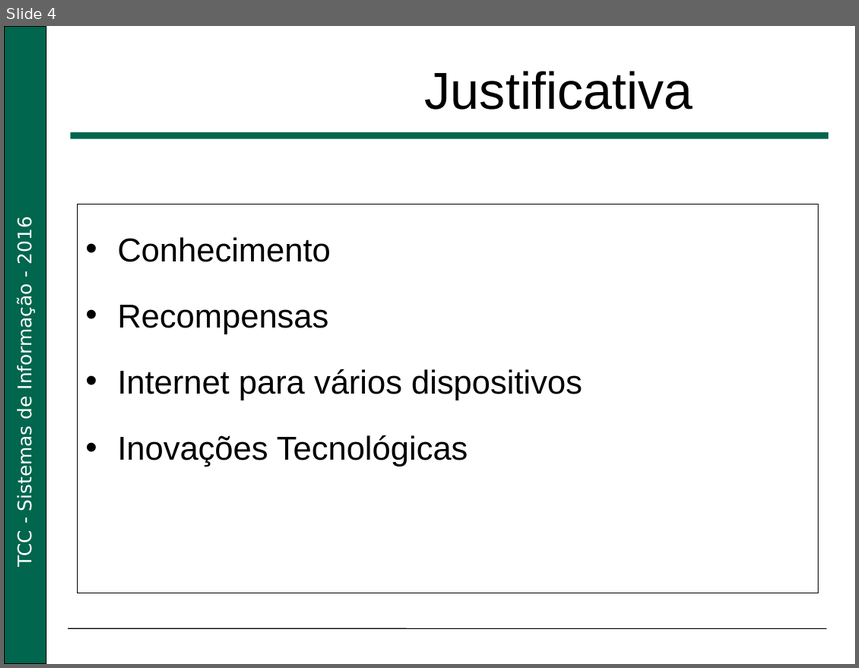
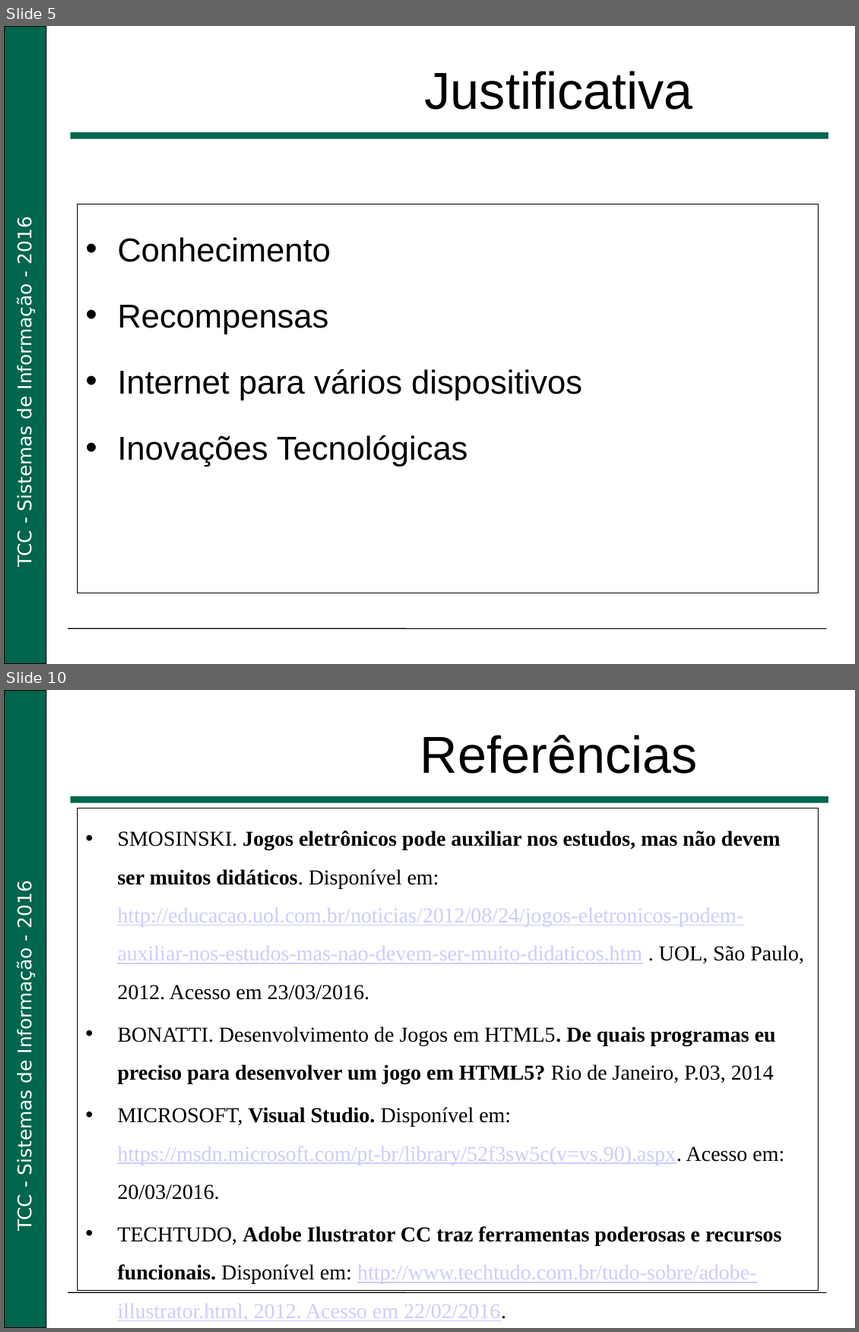
Before and after one commit to PauloRenato4/Jogo-Educativo-TCC-2016, a slide deck: Slides/Jogo Educativo.pptx. Shown one above the other, each under a label of ours: slide 4 before the commit, slides 5 and 10 after it; the slides between them are not shown. The pictures are 859x668 and 859x1332 pixels, drawn with LibreOffice and Linux fonts; fonts in the diff are those of the drawing; background and template pictures are left out. Boxes give left, top, right and bottom in pixels: in the first picture for what was removed or moved away, otherwise in the second. Text is boxed around its words. In the diff, an @@ line names an element or a change of style, - is before the commit and + after.

```diff
--- a/Slides/Jogo Educativo.pptx
+++ b/Slides/Jogo Educativo.pptx
@@ slide 10 added at [4,690,855,1328], background #FFFFFF; not listed: 4 template elements that a slide beside it also shows @@
@@ title added at [420,735,698,774], 44 pt, text #000000 @@
+Referências
@@ rectangle added at [77,809,819,1291], outline #000000 0.75 pt, 18 pt, text #000000 @@
+• SMOSINSKI. Jogos eletrônicos pode auxiliar nos estudos, mas não devem ser muitos didáticos. Disponível em: http://educacao.uol.com.br/noticias/2012/08/24/jogos-eletronicos-podem-auxiliar-nos-estudos-mas-nao-devem-ser-muito-didaticos.htm . UOL, São Paulo, 2012. Acesso em 23/03/2016.
+• BONATTI. Desenvolvimento de Jogos em HTML5. De quais programas eu preciso para desenvolver um jogo em HTML5? Rio de Janeiro, P.03, 2014
+• MICROSOFT, Visual Studio. Disponível em: https://msdn.microsoft.com/pt-br/library/52f3sw5c(v=vs.90).aspx. Acesso em: 20/03/2016.
+• TECHTUDO, Adobe Ilustrator CC traz ferramentas poderosas e recursos funcionais. Disponível em: http://www.techtudo.com.br/tudo-sobre/adobe-illustrator.html, 2012. Acesso em 22/02/2016.
@@ what was slide 4 is now slide 5 @@
```
Also in this commit, not shown: 7 slides changed, 1 other slide added, 1 slide removed.
